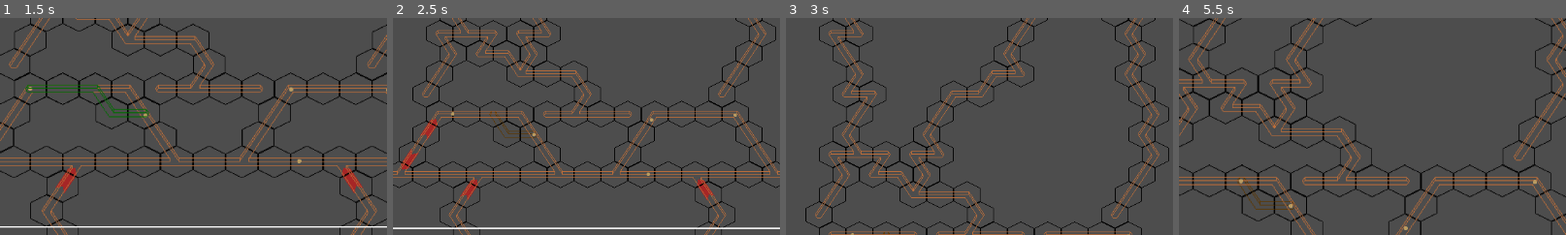
Above: before the commit, frames 1-4 (left to right).
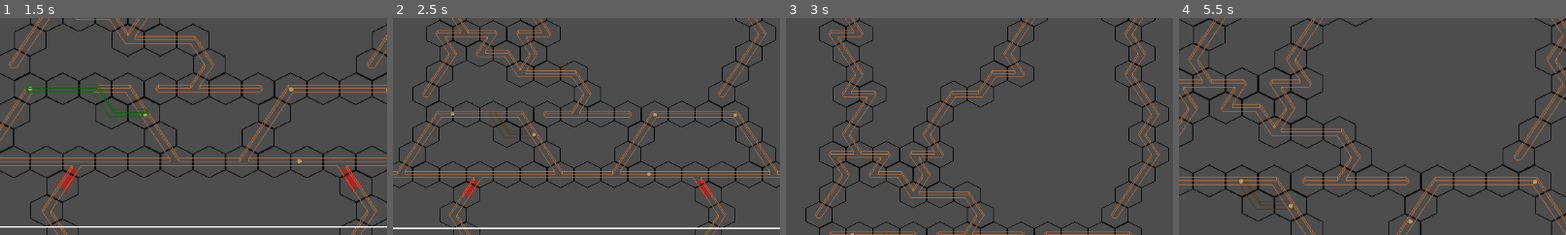
Above: after the commit, the same moments.

Repository: rjstebe/Trench-War
Game: Godot game, scene res://scenes/tile_map_test_scene.tscn
Two runs of this game, one before a commit and one after it. Both use one fixed random seed, a clock stepped at 60 frames per second and the inputs below.
Inputs (mouse positions are % of the whole screen's width and height, from its top left):
- Up to frame 1 (1.5 s): tap Enter at 0.5 s; move the mouse to (43, 83) at 0.52 s; hold Right (ui_right) 0.53-1.28 s; tap T (build_trench_hotkey) at 0.6 s; click (43, 83) at 0.67 s; tap Space at 1.25 s; move the mouse to (31, 78) at 1.27 s; hold Down (ui_down) from 1.28 s (still down); tap Mouse wheel up (cam_zoom_in) at 1.35 s; click (31, 78) at 1.42 s
- Up to frame 2 (2.5 s): tap Enter at 2 s; move the mouse to (62, 67) at 2.02 s; release Down (ui_down) at 2.03 s; hold Right (ui_right) from 2.03 s (still down); tap Mouse wheel down (cam_zoom_out) at 2.1 s; click (62, 67) at 2.17 s
- Up to frame 3 (3 s): tap Space at 2.75 s; move the mouse to (69, 72) at 2.77 s; release Right (ui_right) at 2.78 s; hold Up (ui_up) from 2.78 s (still down); right-click (69, 72) at 2.85 s; click (69, 72) at 2.92 s
- Up to frame 4 (5.5 s): tap Enter at 3.5 s; move the mouse to (22, 14) at 3.52 s; release Up (ui_up) at 3.53 s; hold Left (ui_left) 3.53-5.03 s; click (22, 14) at 3.6 s; tap Space at 4.25 s; move the mouse to (34, 9) at 4.27 s; tap T (build_trench_hotkey) at 4.35 s; click (34, 9) at 4.42 s; move the mouse to (73, 19) at 5.02 s; hold Down (ui_down) from 5.03 s (still down); tap Mouse wheel up (cam_zoom_in) at 5.1 s; click (73, 19) at 5.17 s
The pictures show only the part of the screen within x 25-75%, y 50-100%; the shares and areas given below are measured in that part.

Frame 1 is identical in both runs. In frame 2, 0.4% of the frame differs, in the area x 2-69%, y 43-73%; in frame 3, less than 0.1%; in frame 4, less than 0.1%.
Error before the commit: Invalid access to property or key '(-5, 28)' on a base object of type 'Dictionary'. (res://scripts/player_manager.gd:124)

Commit message:
allow orders to take soldiers from equal priority orders if they are closer

Diff:
--- a/scripts/map/soldier_map.gd
+++ b/scripts/map/soldier_map.gd
@@ -10,6 +10,7 @@
 var trench_occupation = [{}, {}]
 var soldier_vision_counts = [{}, {}]
 
+var hex_position_debug_labels = {}
 var soldier_count_debug_labels = [{}, {}]
 var soldier_vision_debug_labels = [{}, {}]
 
@@ -76,6 +77,13 @@
 	if not hex_exists(hex_position):
 		const side_offsets = [-10, 10]
 		const side_colors = [Color.BLUE, Color.RED]
+		if show_debug_labels:
+			var hex_position_label = debug_label_scene.instantiate()
+			add_child(hex_position_label)
+			hex_position_label.position = building_grid.map_to_local(hex_position)+Vector2(0, -20)
+			hex_position_label.get_child(0).set("theme_override_colors/font_color",Color.YELLOW)
+			hex_position_label.get_child(0).text = str(hex_position)
+			hex_position_debug_labels[hex_position] = hex_position_label
 		for side in PlayerManager.Side.values():
 			if show_debug_labels:
 				var soldier_count_label = debug_label_scene.instantiate()
--- a/scripts/map/trench_pathfinding.gd
+++ b/scripts/map/trench_pathfinding.gd
@@ -58,22 +58,29 @@
 		position_path[position_path.size()-1] = target_position
 	return position_path
 
-# Returns closest hex to given position that satisfies the given conditional function
+# Returns array with the following results:
+# index 0: the closest hex to given position that satisfies the given conditional function
 # following only trench connections
+# index 1: the final distance it took to arrive at the located hex
 # Uses a basic depth-first search to achieve this
 func get_closest_hex_by_trench(hex_position:Vector2i, target_conditional:Callable, disabled_hex_conditional:Callable):
+	var current_distance = 0
 	var next_hexes = [hex_position]
+	var next_layer = []
 	var searched_hexes = []
 	while not next_hexes.is_empty():
 		var current_hex = next_hexes.pop_front()
-		if disabled_hex_conditional.call(current_hex):
-			continue
-		if target_conditional.call(current_hex):
-			return current_hex
-		searched_hexes.append(current_hex)
-		for adjacent_position in _building_grid.get_adjacent_trench_hex_positions(current_hex):
-			if not next_hexes.has(adjacent_position) and not searched_hexes.has(adjacent_position):
-				next_hexes.append(adjacent_position)
+		if not disabled_hex_conditional.call(current_hex):
+			if target_conditional.call(current_hex, current_distance):
+				return [current_hex, current_distance]
+			searched_hexes.append(current_hex)
+			for adjacent_position in _building_grid.get_adjacent_trench_hex_positions(current_hex):
+				if not next_hexes.has(adjacent_position) and not searched_hexes.has(adjacent_position) and not next_layer.has(adjacent_position):
+					next_layer.append(adjacent_position)
+		if next_hexes.is_empty():
+			next_hexes = next_layer
+			next_layer = []
+			current_distance += 1
 	# If this point is reached the trench system has been searched exhaustively
 	# without finding a hex that satisfies the given condition, so return null
 	# to signify that
--- a/scripts/player_manager.gd
+++ b/scripts/player_manager.gd
@@ -100,10 +100,6 @@
 	clearing_order_location_lookup[trench_position] = clearing_order
 	_update_assignments_this_frame = true
 
-#func get_build_trench_order_by_location(hex_position_a:Vector2i, hex_position_b:Vector2i):
-	#if build_trench_order_location_lookup.has([hex_position_a, hex_position_b]):
-		#return build_trench_order_location_lookup[[hex_position_a, hex_position_b]]
-
 func update_order_assignments():
 	rally_points_by_assignment_priority.sort_custom(rally_point_priority_comparator)
 	for i in range(0, rally_points_by_assignment_priority.size()):
@@ -111,24 +107,30 @@
 		var rally_point_priority = _get_rally_point_assignment_priority(rally_point)
 		if rally_point_priority <= 0:
 			break
-		var soldier_hex = building_grid.trench_pathfinding.get_closest_hex_by_trench( \
+		var results = building_grid.trench_pathfinding.get_closest_hex_by_trench( \
 		building_grid.local_to_map(rally_point.position), \
-		func lambda(hex):
+		func lambda(hex, hex_distance):
 			if soldier_map.hex_exists(hex):
 				for potential_soldier in soldier_map.trench_occupation[side][hex]:
-					if _get_soldier_persistance_priority(potential_soldier) < rally_point_priority:
+					var soldier_priority = _get_soldier_persistance_priority(potential_soldier)
+					if soldier_priority < rally_point_priority or \
+					(soldier_priority == rally_point_priority and hex_distance < potential_soldier.current_path.size()-1):
 						return true
 			return false,
 		func lambda(hex):
 			for given_side in Side.values():
-				if given_side != side and soldier_map.soldier_vision_counts[given_side][hex] != 0:
+				if given_side != side and (not soldier_map.hex_exists(hex) or soldier_map.soldier_vision_counts[given_side][hex] != 0):
 					return hex != building_grid.local_to_map(rally_point.position)
 			return false
 		)
-		if soldier_hex != null:
+		if results != null:
+			var soldier_hex = results[0]
+			var final_distance = results[1]
 			var soldier = null
 			for potential_soldier in soldier_map.trench_occupation[side][soldier_hex]:
-				if _get_soldier_persistance_priority(potential_soldier) < rally_point_priority:
+				var soldier_priority = _get_soldier_persistance_priority(potential_soldier)
+				if soldier_priority < rally_point_priority or \
+					(soldier_priority == rally_point_priority and final_distance < potential_soldier.current_path.size()-1):
 					soldier = potential_soldier
 			var prior_rally_point = soldier.current_rally_point
 			soldier.set_rally_point(rally_points_by_assignment_priority[i])
--- a/scripts/units/soldier.gd
+++ b/scripts/units/soldier.gd
@@ -34,7 +34,7 @@
 	match(current_behavior):
 		Behavior.RALLYING:
 			if nav_agent.is_navigation_finished():
-				if current_path.size() > 0:
+				if current_path.size() > 1:
 					nav_agent.target_position = current_path.pop_front()
 				else:
 					_set_behavior(Behavior.EXECUTING)
@@ -69,14 +69,11 @@
 	match(new_behavior):
 		Behavior.IDLE:
 			nav_agent.avoidance_priority = 0
-			clear_path()
 		Behavior.RALLYING:
 			nav_agent.avoidance_priority = 1
-			set_path(current_rally_point.position)
-			nav_agent.target_position = current_path.pop_front() #TODO make this always follow the next point in the hexagonal path if soldier is in trench mode
+			nav_agent.target_position = current_path[0]
 		Behavior.EXECUTING:
 			nav_agent.avoidance_priority = 0
-			clear_path()
 	current_behavior = new_behavior
 
 func set_path(destination:Vector2):
@@ -104,6 +101,7 @@
 # null represents unassigning the soldier without a replacement rally point
 func set_rally_point(new_rally_point=null):
 	if new_rally_point == null:
+		clear_path()
 		_set_behavior(Behavior.IDLE)
 		if current_rally_point != null:
 			current_rally_point.assigned_soldiers.erase(self)
@@ -113,6 +111,7 @@
 			current_rally_point.assigned_soldiers.erase(self)
 		new_rally_point.assigned_soldiers.append(self)
 		current_rally_point = new_rally_point
+		set_path(current_rally_point.position)
 		_set_behavior(Behavior.RALLYING)
 	else:
 		print("Soldier could not be assigned to rally point, either it is already assigned, or the rally point is at its capacity for assigned soldiers")
